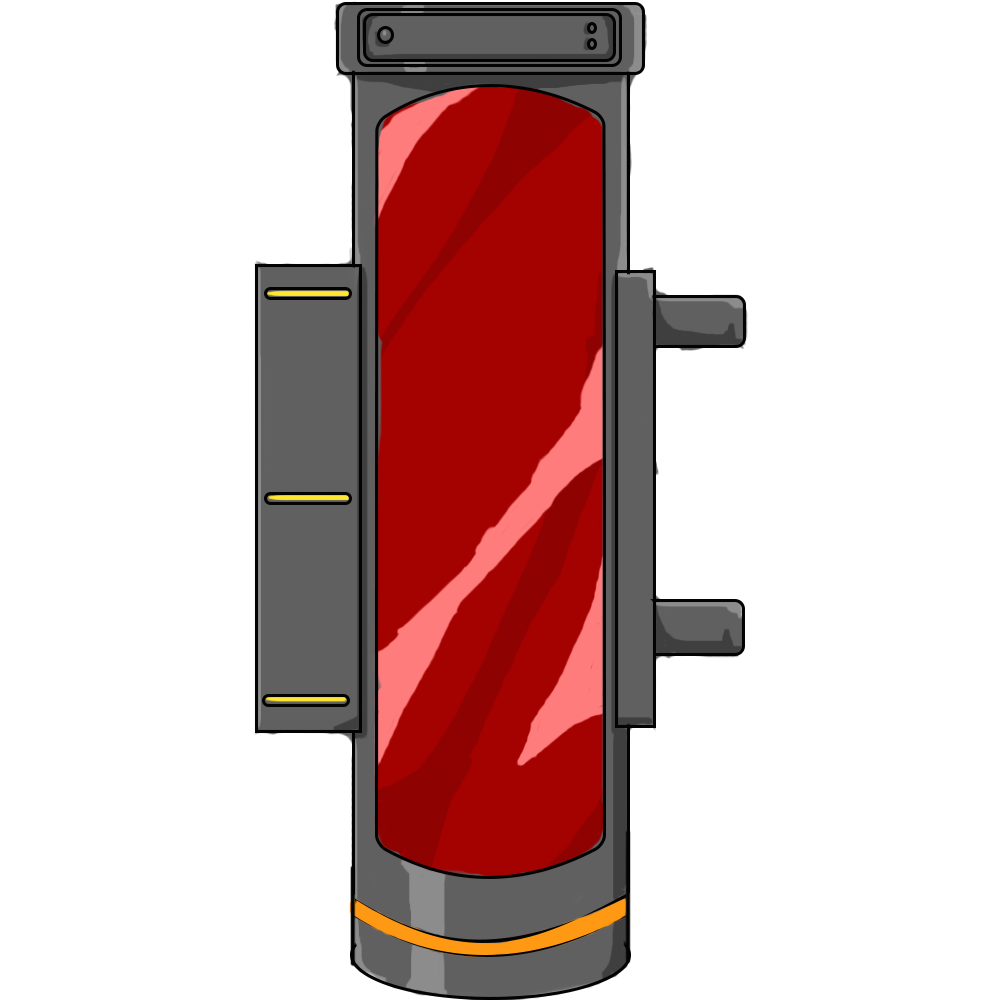
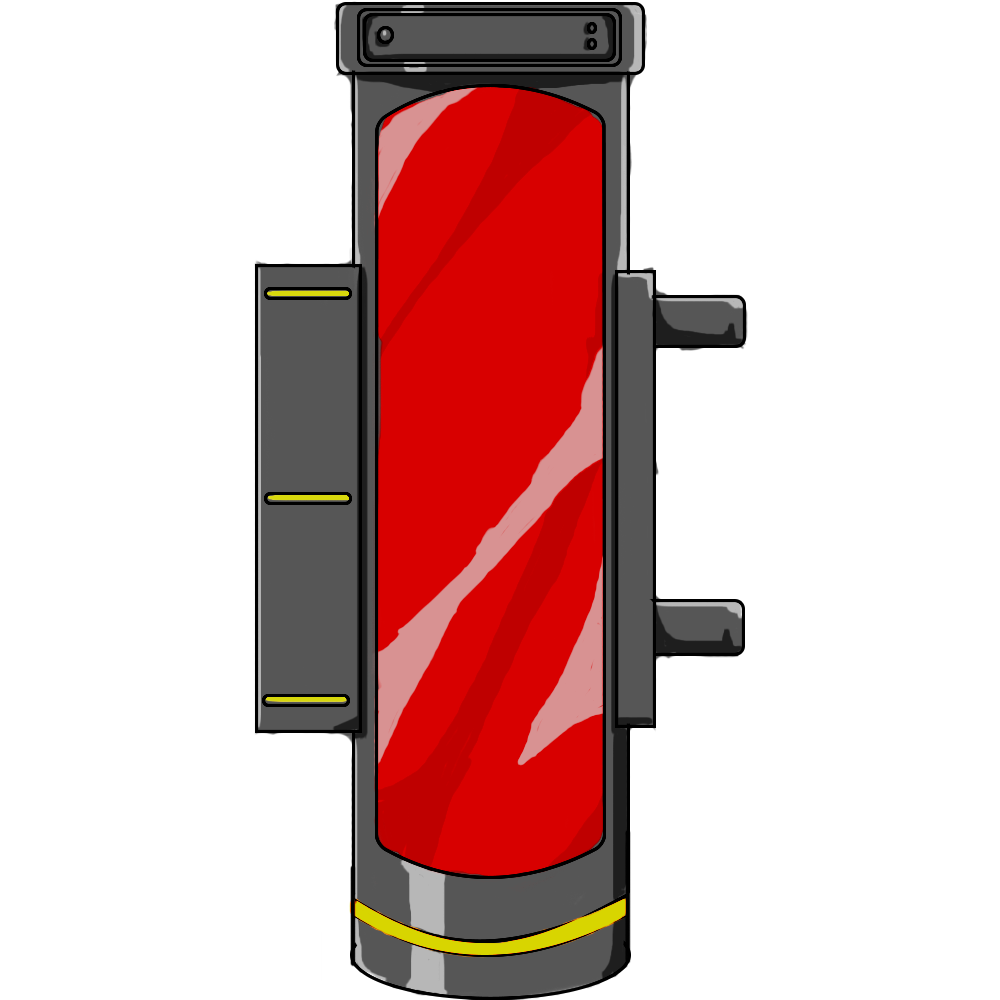
Layer changes from the first 1000×1000 image to the second:
pixels changed over [255, 2, 747, 1000] (layer not identified)
